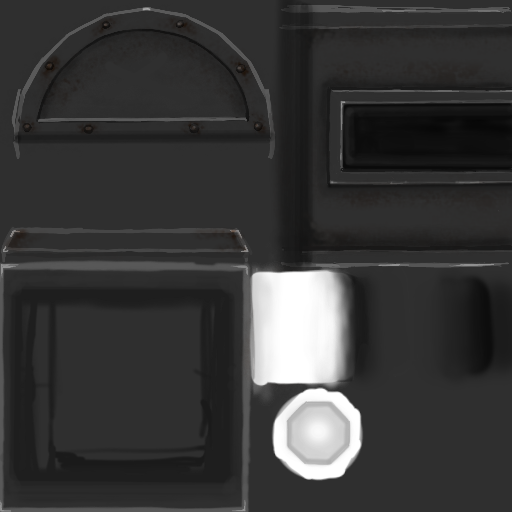
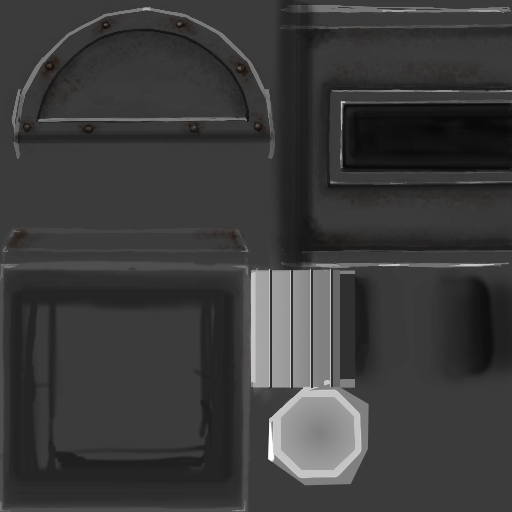
Layered file, before and after one edit (512 × 512). Changes by layer:
painted on "Layer 17" over box(102, 51, 194, 107)
added group "Group 1" with 4 layers above "Brightness/Contrast 1" over box(242, 238, 376, 486)
added layer "Layer 20" in group "Group 1" over box(333, 270, 340, 387)
added layer "Layer 19" in group "Group 1" over box(330, 269, 333, 387)
added layer "Layer 18" in group "Group 1" over box(251, 269, 369, 486)
moved "Layer 15" into group "Group 1" over box(242, 238, 376, 481)
painted on "Layer 13" over box(0, 229, 259, 512)
painted on "Layer 10" over box(0, 259, 252, 512)
painted on "Layer 4" (1st of 2) over box(0, 101, 388, 263)
